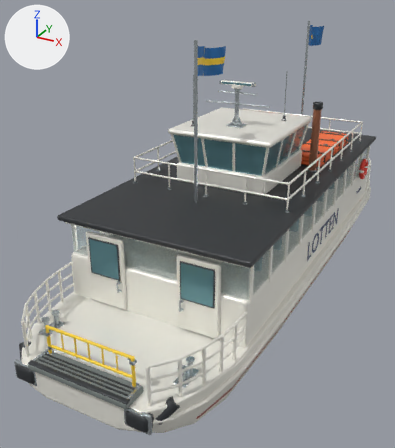
A saved change to the glTF model vehicles/lotten.glb.
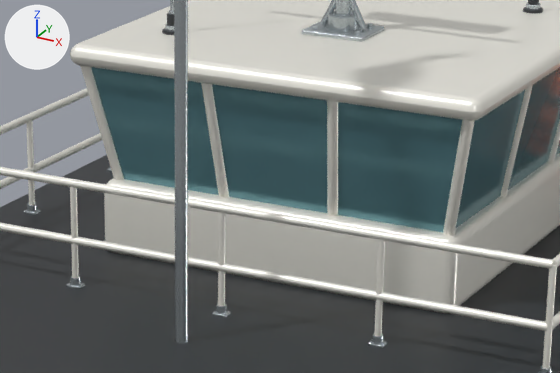
Each version appears first whole from a camera (50 mm lens) standing at (4.89, -11.42, 6.35) and looking at (-0.8, -1.09, 1.18), and next in a close-up on the part from 38% to 74% of the width and 26% to 47% of the height. The axes (+X, +Y, +Z) are drawn at upper left. The lights are the same throughout. The older version's two pictures come first. Where no turn or scale is listed for an object, it has been applied to the vertices.

The scene before the commit, as lines of its bpy script (objects in view):
```python
me_cylinder_109 = bpy.data.meshes.new('Cylinder.109')
me_cylinder_109.from_pydata(...)  # 104 vertices, 204 faces; spans x -0.089..0.089, y -0.044..0.044, z -0.344..0.344
me_cylinder_109.materials.append(mat_painted_aluminium)  # white #f8f6ed
me_cylinder_193 = bpy.data.meshes.new('Cylinder.193')
me_cylinder_193.from_pydata(...)  # 72 vertices, 140 faces; spans x -0.018..0.018, y -0.018..0.018, z -0.29..0.29
me_cylinder_193.materials.append(mat_painted_aluminium)  # white #f8f6ed
me_cylinder_268 = bpy.data.meshes.new('Cylinder.268')
me_cylinder_268.from_pydata(...)  # 104 vertices, 204 faces; spans x -0.02..0.02, y -2.82..2.82, z -0.02..0.02
me_cylinder_268.materials.append(mat_painted_aluminium)  # white #f8f6ed
ob_promenade_baluster_003 = bpy.data.objects.new('Promenade baluster.003', me_cylinder_193)
ob_promenade_baluster_003.parent = ob_lotten
ob_promenade_baluster_003.location = (0.87, -2.18, 2.66)
ob_promenade_rail_007 = bpy.data.objects.new('Promenade rail.007', me_cylinder_268)
ob_promenade_rail_007.location = (-1.74, 0.64, 2.95)
ob_wheelhouse_side_mullion_001 = bpy.data.objects.new('Wheelhouse side mullion.001', me_cylinder_109)
ob_wheelhouse_side_mullion_001.location = (1.025, -0.84, 3.1)
# also in view: 'Promenade rail.006' at (-1.74, 0.64, 2.64); 'Promenade rail.001' at (0.0, -2.18, 2.95); 'Mast foot collar' at (0.0, -0.8, 3.61); 'Wheelhouse coaming' at (0.0, -0.46, 2.58); 'Promenade baluster.019' at (-1.74, -1.24, 2.66)
```
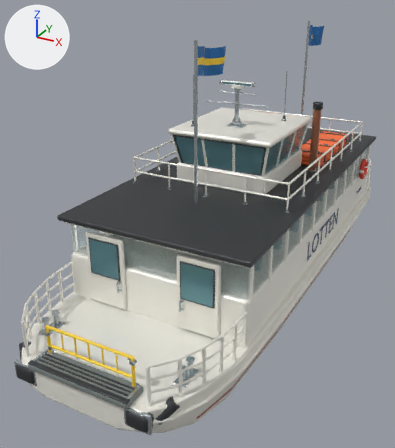
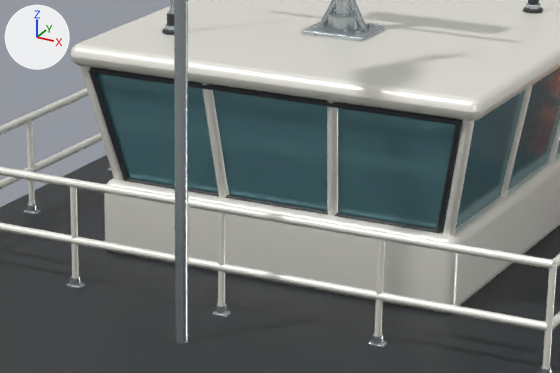
Pixel boxes [x1, y1, x2, y2] of what changed, in the close-ups (560 x 373 px):
'Wheelhouse window seal.002', added: after [90, 67, 460, 125]
'Wheelhouse window seal', added: after [126, 178, 437, 233]
'Wheelhouse window seal.001', added: after [436, 121, 462, 233]
'Wheelhouse window seal.003', added: after [89, 70, 129, 181]

Edits to the bpy script that builds the scene:
```text
Add me_cylinder_107_1:
    me_cylinder_107_1.from_pydata(...)  # 72 vertices, 140 faces; spans x -0.079..0.079, y -0.08..0.08, z -0.316..0.316
    me_cylinder_107_1.materials.append(mat_fender_rubber)  # dark grey #2e3135
Add me_cylinder_106_1:
    me_cylinder_106_1.from_pydata(...)  # 72 vertices, 140 faces; spans x -1.04..1.04, y -0.01..0.01, z -0.01..0.01
    me_cylinder_106_1.materials.append(mat_fender_rubber)  # dark grey #2e3135
Add me_cylinder_105_1:
    me_cylinder_105_1.from_pydata(...)  # 72 vertices, 140 faces; spans x -0.079..0.079, y -0.08..0.08, z -0.316..0.316
    me_cylinder_105_1.materials.append(mat_fender_rubber)  # dark grey #2e3135
Add me_cylinder_104_1:
    me_cylinder_104_1.from_pydata(...)  # 104 vertices, 204 faces; spans x -0.91..0.91, y -0.01..0.01, z -0.01..0.01
    me_cylinder_104_1.materials.append(mat_fender_rubber)  # dark grey #2e3135
Add ob_wheelhouse_window_seal_003:
    ob_wheelhouse_window_seal_003 = bpy.data.objects.new('Wheelhouse window seal.003', me_cylinder_107_1)
    ob_wheelhouse_window_seal_003.location = (-0.979, -1.629, 3.102)
Add ob_wheelhouse_window_seal_002:
    ob_wheelhouse_window_seal_002 = bpy.data.objects.new('Wheelhouse window seal.002', me_cylinder_106_1)
    ob_wheelhouse_window_seal_002.location = (0.0, -1.696, 3.415)
Add ob_wheelhouse_window_seal_001:
    ob_wheelhouse_window_seal_001 = bpy.data.objects.new('Wheelhouse window seal.001', me_cylinder_105_1)
    ob_wheelhouse_window_seal_001.location = (0.979, -1.629, 3.102)
Add ob_wheelhouse_window_seal:
    ob_wheelhouse_window_seal = bpy.data.objects.new('Wheelhouse window seal', me_cylinder_104_1)
    ob_wheelhouse_window_seal.location = (0.0, -1.562, 2.79)
```
